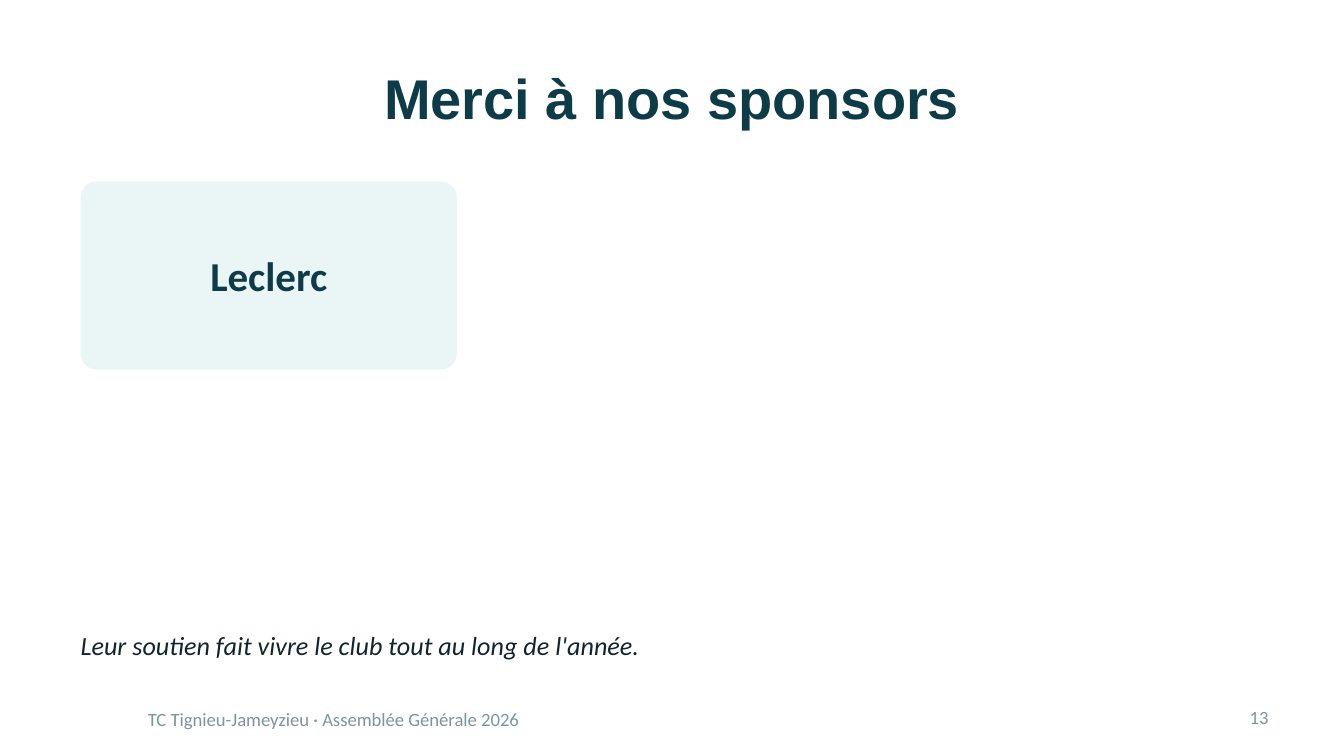
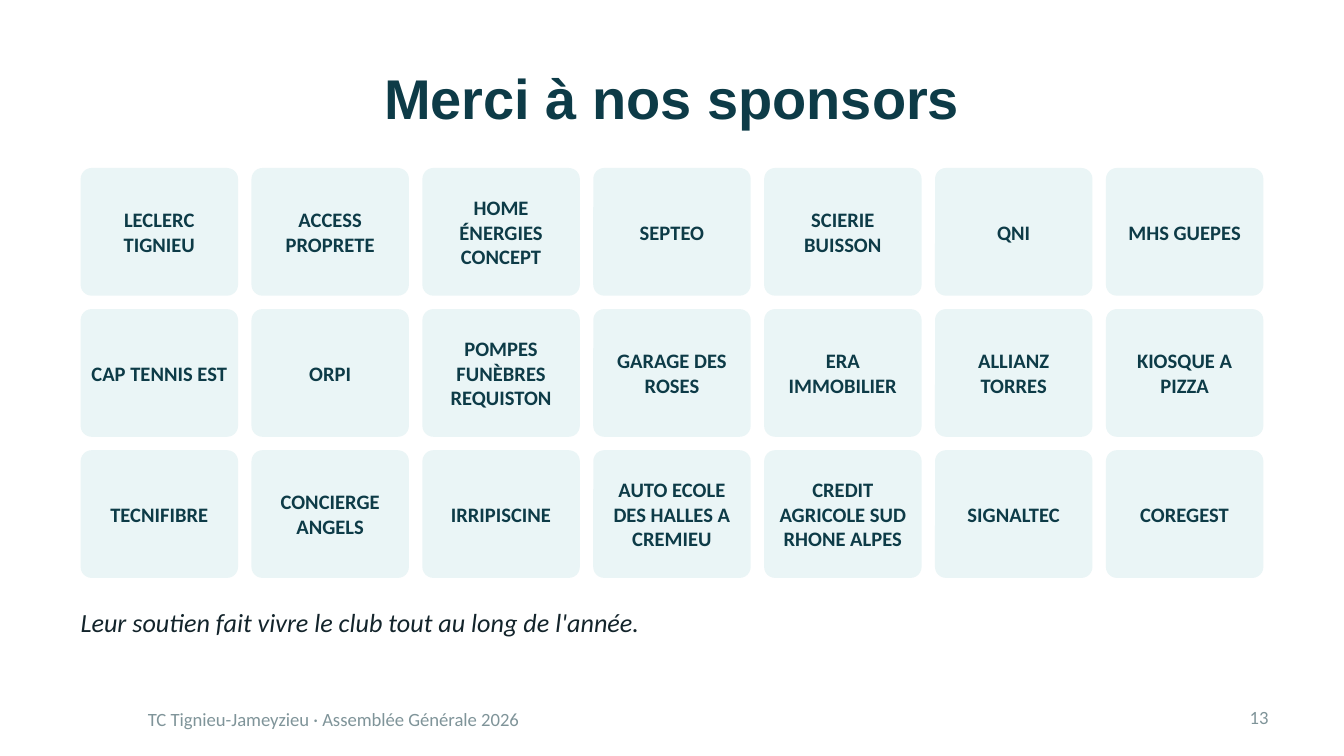
Before and after one commit to oliviergoetz/icsEditor, a slide deck: slide 13 of Doc/AG/20261107_AG TCTJ 2026.pptx. Drawn at 1344x756 pixels with LibreOffice and Linux fonts; fonts in the diff are those of the drawing; background and template pictures are left out. Boxes give left, top, right and bottom in pixels: in the first picture for what was removed or moved away, otherwise in the second. Text is boxed around its words. In the diff, an @@ line names an element or a change of style, - is before the commit and + after.

```diff
--- a/Doc/AG/20261107_AG TCTJ 2026.pptx
+++ b/Doc/AG/20261107_AG TCTJ 2026.pptx
@@ rounded rectangle added at [81, 168, 238, 296], fill #EAF5F6, 11 pt, text #0D3B47, bold @@
+LECLERC TIGNIEU
@@ rounded rectangle added at [251, 168, 409, 296], fill #EAF5F6, 11 pt, text #0D3B47, bold @@
+ACCESS PROPRETE
@@ rounded rectangle added at [422, 168, 579, 296], fill #EAF5F6, 11 pt, text #0D3B47, bold @@
+HOME ÉNERGIES CONCEPT
@@ rounded rectangle added at [593, 168, 750, 296], fill #EAF5F6, 11 pt, text #0D3B47, bold @@
+SEPTEO
@@ rounded rectangle added at [765, 168, 922, 296], fill #EAF5F6, 11 pt, text #0D3B47, bold @@
+SCIERIE BUISSON
@@ rounded rectangle added at [935, 168, 1093, 296], fill #EAF5F6, 11 pt, text #0D3B47, bold @@
+QNI
@@ rounded rectangle added at [1106, 168, 1263, 296], fill #EAF5F6, 11 pt, text #0D3B47, bold @@
+MHS GUEPES
@@ rounded rectangle removed at [81, 181, 457, 370] @@
@@ text removed at [210, 262, 327, 292] @@
-Leclerc
@@ rounded rectangle added at [81, 309, 238, 437], fill #EAF5F6, 11 pt, text #0D3B47, bold @@
+CAP TENNIS EST
@@ rounded rectangle added at [251, 309, 409, 437], fill #EAF5F6, 11 pt, text #0D3B47, bold @@
+ORPI
@@ rounded rectangle added at [422, 309, 579, 437], fill #EAF5F6, 11 pt, text #0D3B47, bold @@
+POMPES FUNÈBRES REQUISTON
@@ rounded rectangle added at [593, 309, 750, 437], fill #EAF5F6, 11 pt, text #0D3B47, bold @@
+GARAGE DES ROSES
@@ rounded rectangle added at [765, 309, 922, 437], fill #EAF5F6, 11 pt, text #0D3B47, bold @@
+ERA IMMOBILIER
@@ rounded rectangle added at [935, 309, 1093, 437], fill #EAF5F6, 11 pt, text #0D3B47, bold @@
+ALLIANZ TORRES
@@ rounded rectangle added at [1106, 309, 1263, 437], fill #EAF5F6, 11 pt, text #0D3B47, bold @@
+KIOSQUE A PIZZA
@@ rounded rectangle added at [81, 450, 238, 578], fill #EAF5F6, 11 pt, text #0D3B47, bold @@
+TECNIFIBRE
@@ rounded rectangle added at [251, 450, 409, 578], fill #EAF5F6, 11 pt, text #0D3B47, bold @@
+CONCIERGE ANGELS
@@ rounded rectangle added at [422, 450, 579, 578], fill #EAF5F6, 11 pt, text #0D3B47, bold @@
+IRRIPISCINE
@@ rounded rectangle added at [593, 450, 750, 578], fill #EAF5F6, 11 pt, text #0D3B47, bold @@
+AUTO ECOLE DES HALLES A CREMIEU
@@ rounded rectangle added at [765, 450, 922, 578], fill #EAF5F6, 11 pt, text #0D3B47, bold @@
+CREDIT AGRICOLE SUD RHONE ALPES
@@ rounded rectangle added at [935, 450, 1093, 578], fill #EAF5F6, 11 pt, text #0D3B47, bold @@
+SIGNALTEC
@@ rounded rectangle added at [1106, 450, 1263, 578], fill #EAF5F6, 11 pt, text #0D3B47, bold @@
+COREGEST
@@ text "Leur soutien fait vivre le ...": place and size @@
-text "Leur soutien fait vivre le ..." at [81, 637, 639, 660]
+text "Leur soutien fait vivre le ..." at [81, 614, 639, 637]
```
Also in this commit, not shown: 4 other slides changed.
